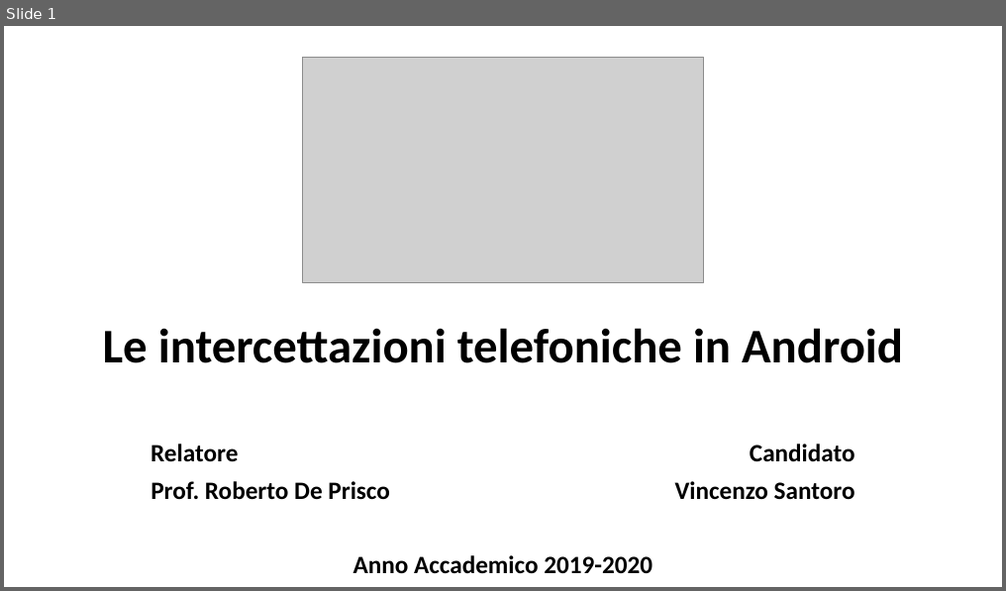
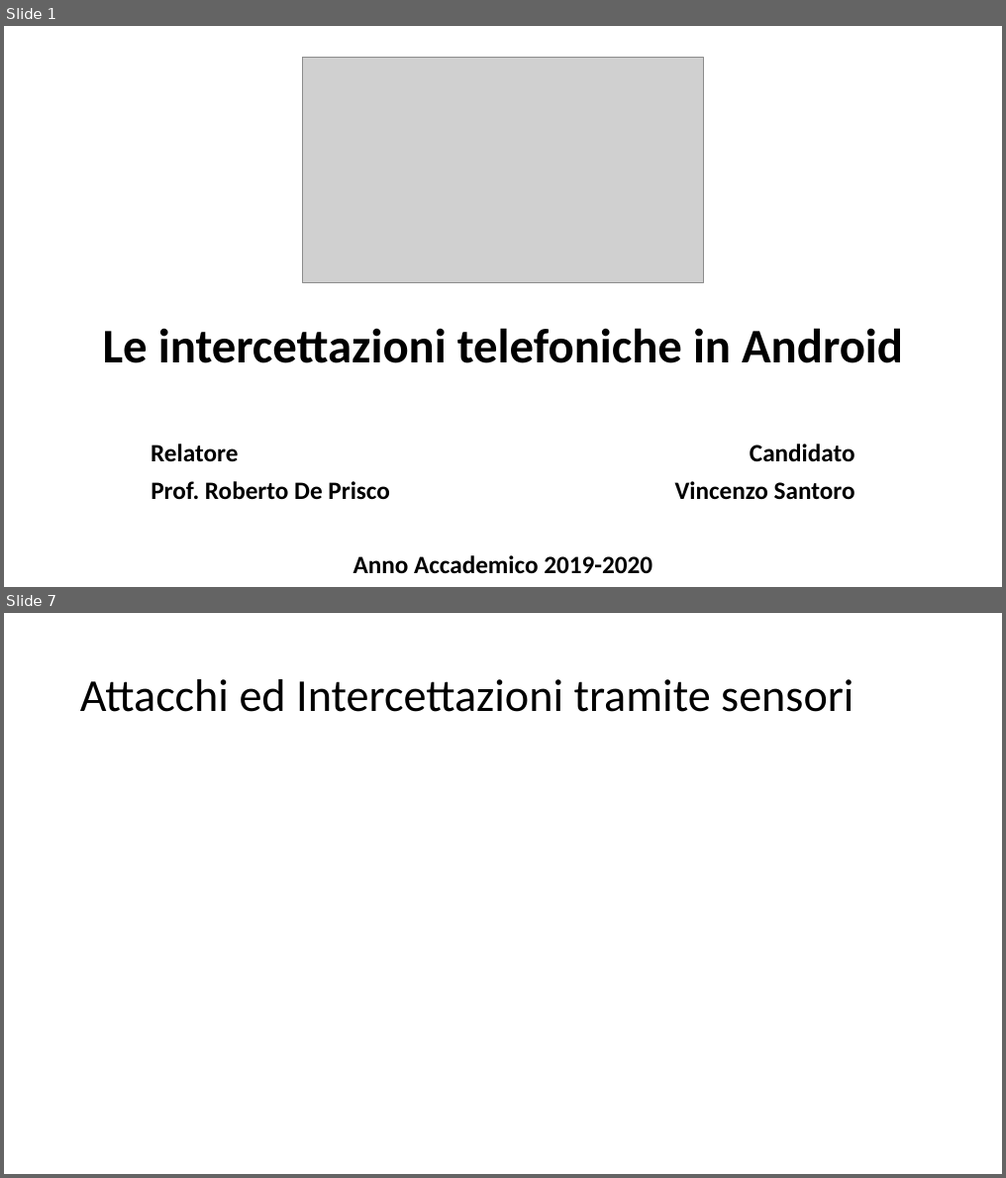
Before and after one commit to vinsan/TesiMagistrale, a slide deck: Le intercettazioni telefoniche in Android.odp. Shown one above the other, each under a label of ours: slide 1 before the commit, slides 1 and 7 after it; the slides between them are not shown. The pictures are 1006x591 and 1006x1178 pixels, drawn with LibreOffice and Linux fonts; fonts in the diff are those of the drawing; grey boxes stand for pictures. Boxes give left, top, right and bottom in pixels: in the first picture for what was removed or moved away, otherwise in the second. Text is boxed around its words. In the diff, an @@ line names an element or a change of style, - is before the commit and + after.

```diff
--- a/Le intercettazioni telefoniche in Android.odp
+++ b/Le intercettazioni telefoniche in Android.odp
@@ slide 7 added at (x1=4, y1=613, x2=1002, y2=1174), background #FFFFFF @@
@@ title added at (x1=80, y1=679, x2=853, y2=712), 44 pt, text #000000 @@
+Attacchi ed Intercettazioni tramite sensori
```
Also in this commit, not shown: 9 other slides added, 2 other files.
